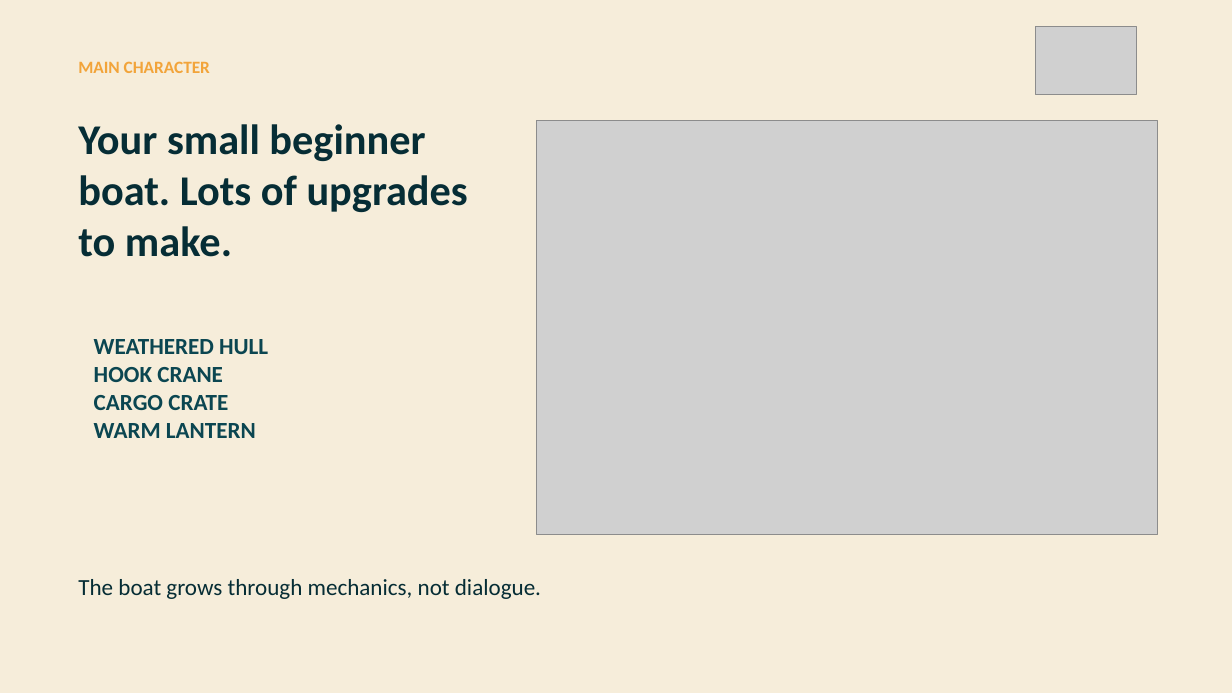
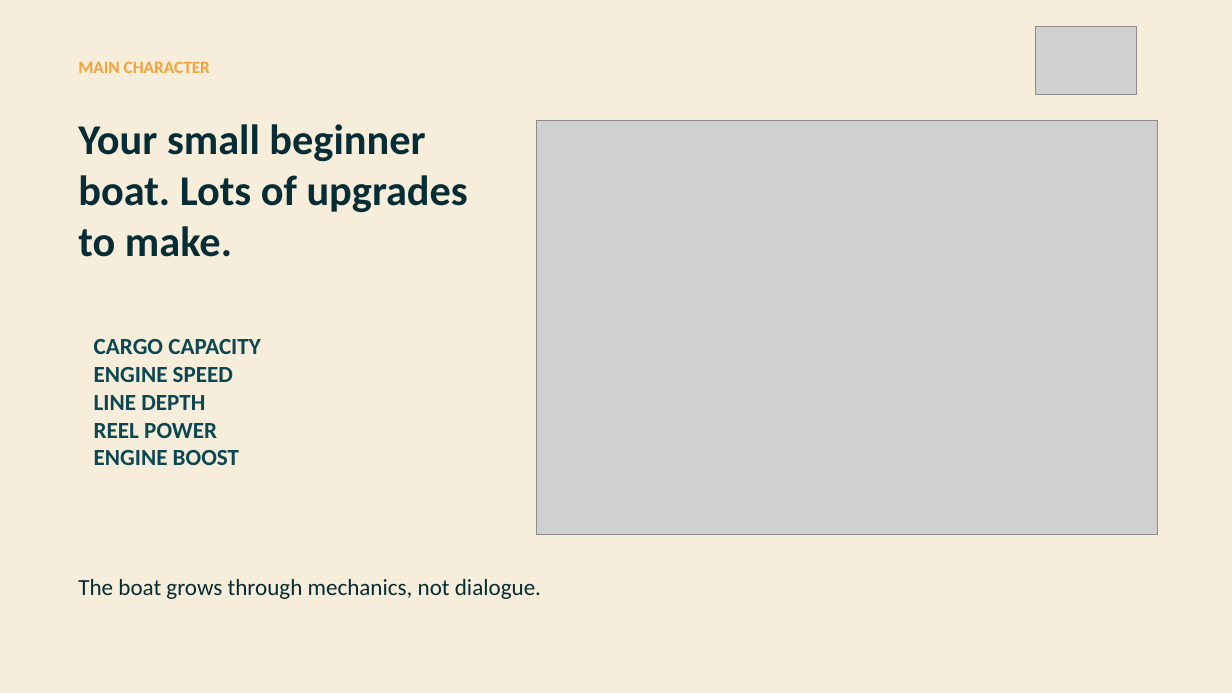
Before and after one commit to Prunty2/GameCompNew, a slide deck: slide 4 of output/presentation/FSHING-Elevator-Pitch.pptx. Drawn at 1232x693 pixels with LibreOffice and Linux fonts; fonts in the diff are those of the drawing; grey boxes stand for pictures. Boxes give left, top, right and bottom in pixels: in the first picture for what was removed or moved away, otherwise in the second. Text is boxed around its words. In the diff, an @@ line names an element or a change of style, - is before the commit and + after.

Commit message:
docs: list boat upgrades in pitch

```diff
--- a/output/presentation/FSHING-Elevator-Pitch.pptx
+++ b/output/presentation/FSHING-Elevator-Pitch.pptx
@@ text at (94, 339, 260, 465): text changed @@
-WEATHERED HULL
-HOOK CRANE
-CARGO CRATE
-WARM LANTERN
+CARGO CAPACITY
+ENGINE SPEED
+LINE DEPTH
+REEL POWER
+ENGINE BOOST
```
